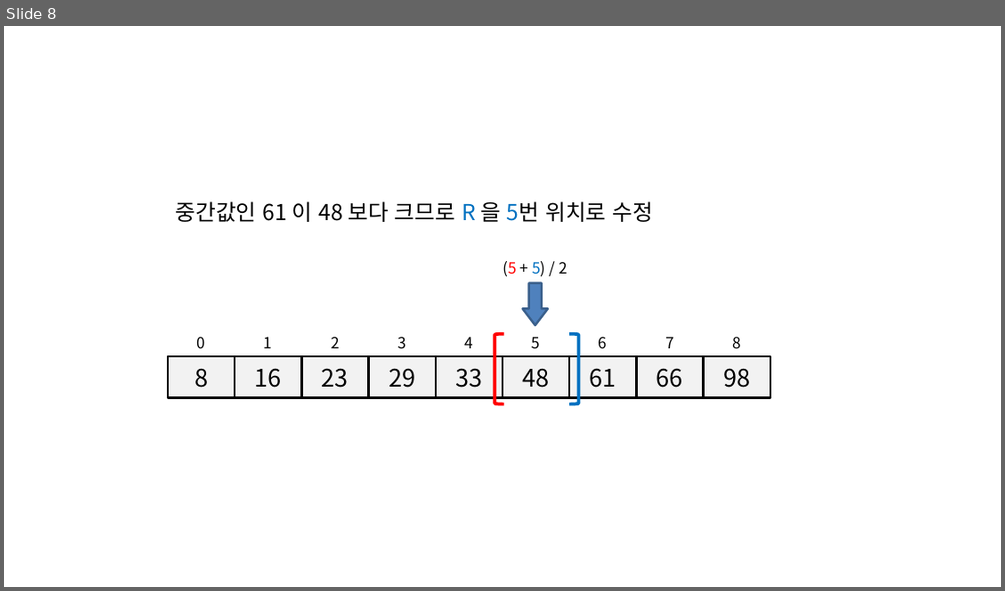
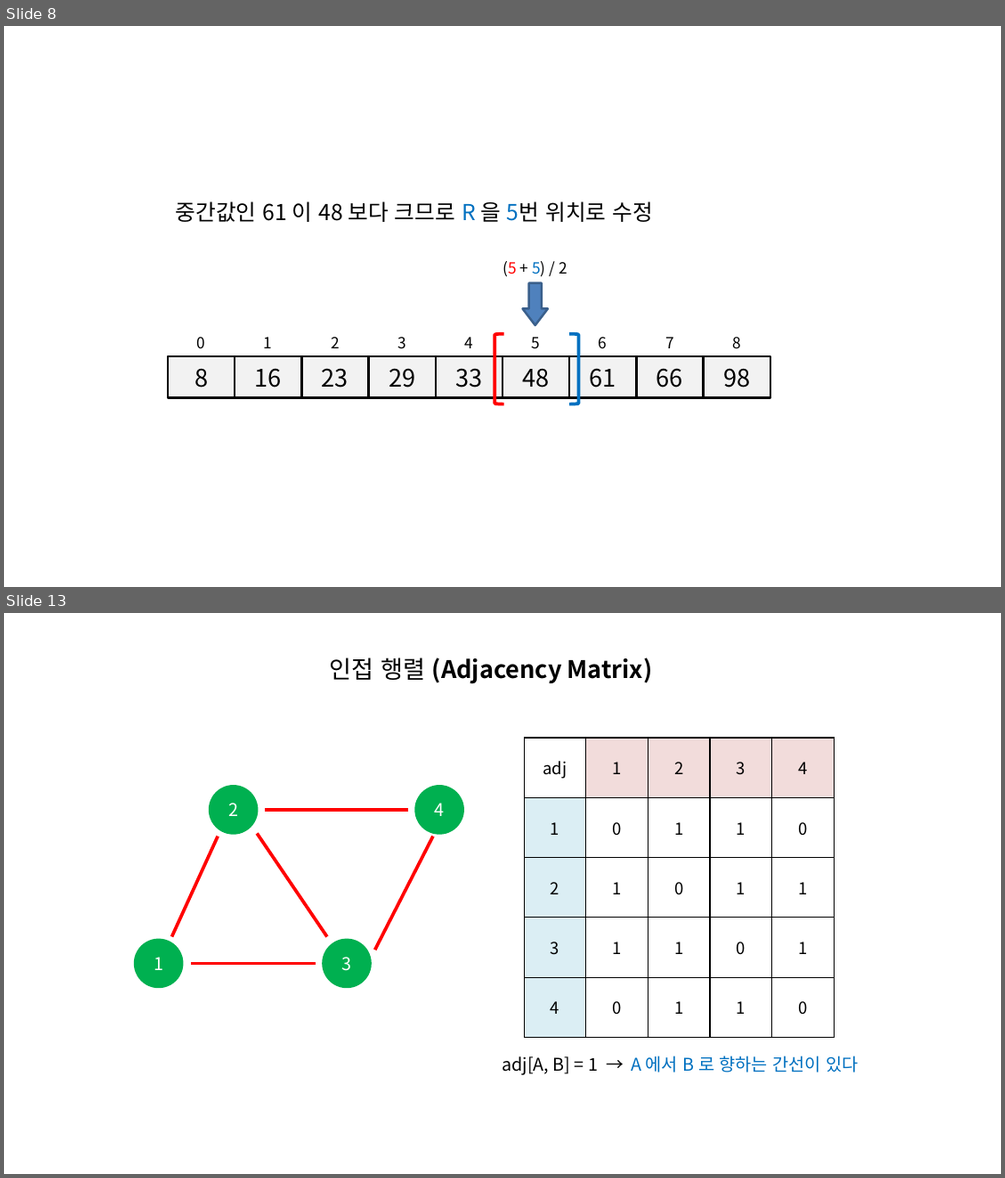
Before and after one commit to momo1108/blog, a slide deck: assets/etc/이미지제작용.pptx. Shown one above the other, each under a label of ours: slide 8 before the commit, slides 8 and 13 after it; the slides between them are not shown. The pictures are 1005x591 and 1005x1178 pixels, drawn with LibreOffice and Linux fonts; fonts in the diff are those of the drawing. Boxes give left, top, right and bottom in pixels: in the first picture for what was removed or moved away, otherwise in the second. Text is boxed around its words. In the diff, an @@ line names an element or a change of style, - is before the commit and + after.

```diff
--- a/assets/etc/이미지제작용.pptx
+++ b/assets/etc/이미지제작용.pptx
@@ slide 13 added at [4, 613, 1001, 1174], background #FFFFFF @@
@@ text added at [330, 657, 653, 684], 22 pt, text #000000, bold @@
+인접 행렬 (Adjacency Matrix)
@@ table added at [524, 738, 833, 1037], 5 rows, 5 columns @@
+adj | 1 | 2 | 3 | 4
+1 | 0 | 1 | 1 | 0
+2 | 1 | 0 | 1 | 1
+3 | 1 | 1 | 0 | 1
+4 | 0 | 1 | 1 | 0
@@ ellipse added at [210, 787, 257, 834], fill #00B050, outline #00B050 2 pt, 16 pt, text #FFFFFF @@
+2
@@ ellipse added at [415, 787, 463, 834], fill #00B050, outline #00B050 2 pt, 16 pt, text #FFFFFF @@
+4
@@ line added from (408, 809) to (264, 809), #FF0000 3 pt @@
@@ line added from (218, 836) to (171, 937), #FF0000 3 pt @@
@@ line added from (257, 833) to (327, 937), #FF0000 3 pt @@
@@ line added from (433, 836) to (375, 949), #FF0000 3 pt @@
@@ ellipse added at [135, 940, 182, 987], fill #00B050, outline #00B050 2 pt, 16 pt, text #FFFFFF @@
+1
@@ ellipse added at [323, 940, 371, 987], fill #00B050, outline #00B050 2 pt, 16 pt, text #FFFFFF @@
+3
@@ line added from (316, 964) to (191, 964), #FF0000 3 pt @@
@@ text added at [502, 1055, 858, 1075], 16 pt, text #0070C0 @@
+adj[A, B] = 1 → A 에서 B 로 향하는 간선이 있다
```
Also in this commit, not shown: 5 other slides added, 8 other files.
